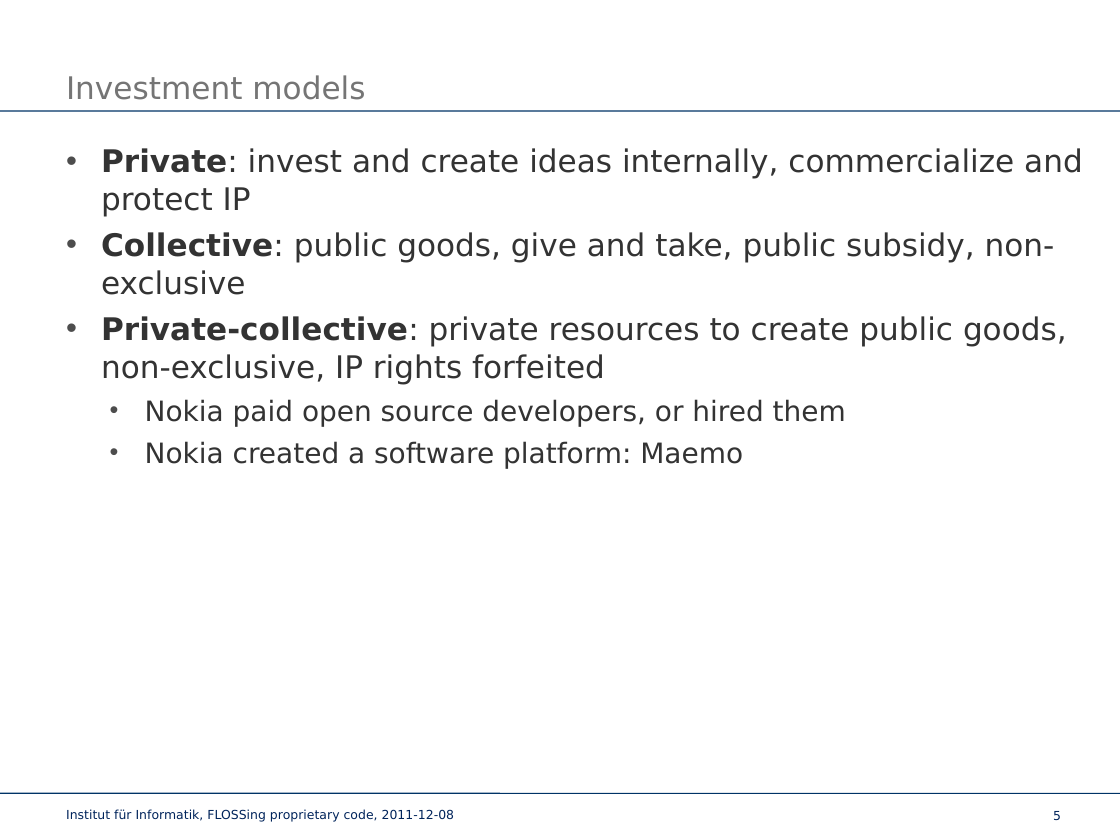
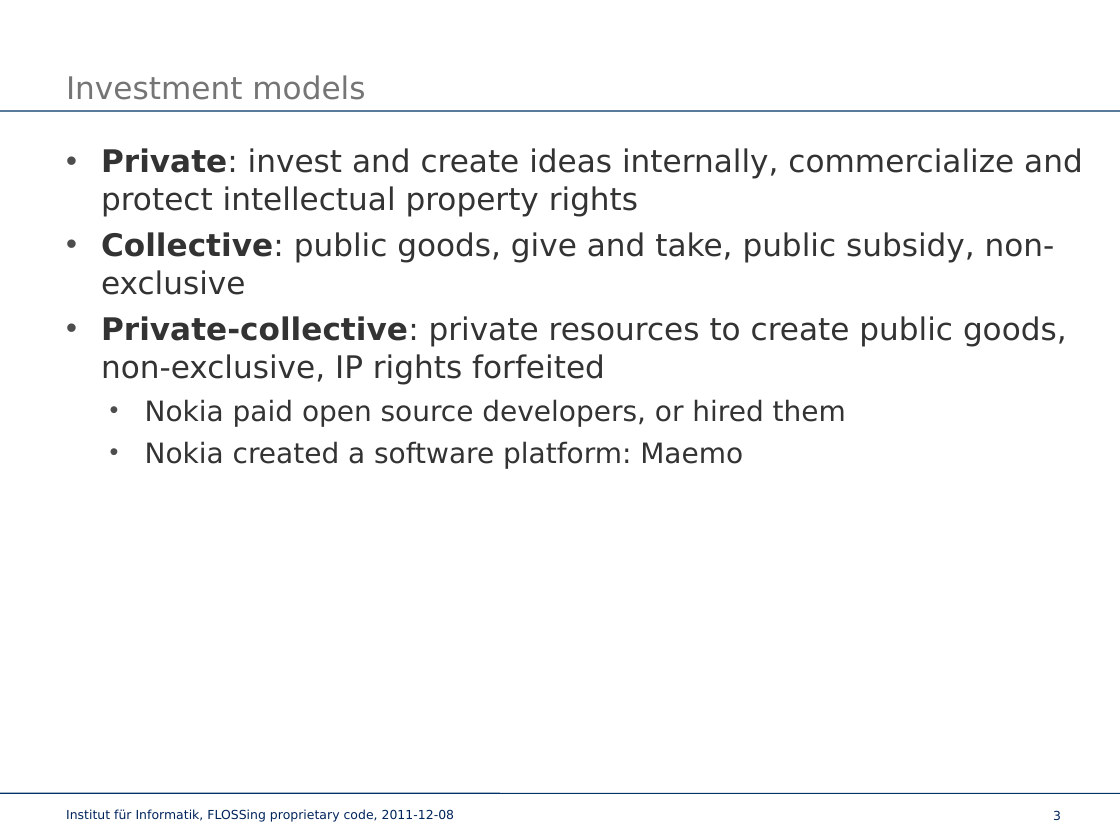
Before and after one commit to davkal/flossing-proprietary-code-talk, a slide deck: slide 3 of bse_david_kaltschmidt_flossing.pptx (slide 5 before the commit). Drawn at 1120x840 pixels with LibreOffice and Linux fonts; fonts in the diff are those of the drawing; background and template pictures are left out. Boxes give left, top, right and bottom in pixels: in the first picture for what was removed or moved away, otherwise in the second. Text is boxed around its words. In the diff, an @@ line names an element or a change of style, - is before the commit and + after.

```diff
--- a/bse_david_kaltschmidt_flossing.pptx
+++ b/bse_david_kaltschmidt_flossing.pptx
@@ text at (x1=101, y1=148, x2=1083, y2=217): text changed @@
-• Private: invest and create ideas internally, commercialize and protect IP
+• Private: invest and create ideas internally, commercialize and protect intellectual property rights
@@ page number at (x1=1053, y1=810, x2=1061, y2=820): text changed @@
-5
+3
```
Also in this commit, not shown: 7 other slides changed, 1 other file.
